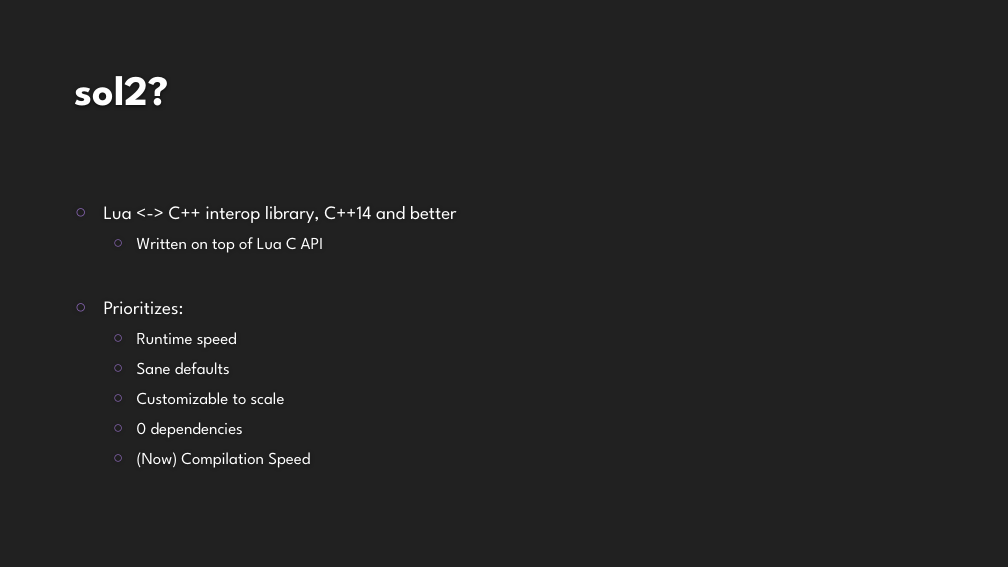
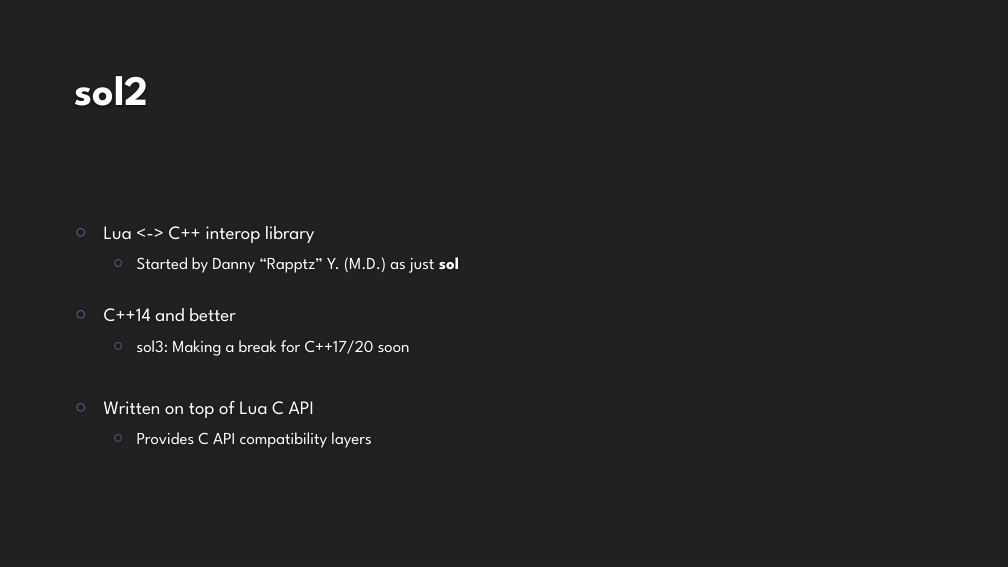
Before and after one commit to ThePhD/ThePhD.github.io, a slide deck: slide 4 of presentations/sol2/C++ Now/2018.03.28 - ThePhD - Compile Fast, Run Faster, Scale Forever.pptx (slide 3 before the commit). Drawn at 1008x567 pixels with LibreOffice and Linux fonts; fonts in the diff are those of the drawing; background and template pictures are left out. Boxes give left, top, right and bottom in pixels: in the first picture for what was removed or moved away, otherwise in the second. Text is boxed around its words. In the diff, an @@ line names an element or a change of style, - is before the commit and + after.

```diff
--- a/presentations/sol2/C++ Now/2018.03.28 - ThePhD - Compile Fast, Run Faster, Scale Forever.pptx
+++ b/presentations/sol2/C++ Now/2018.03.28 - ThePhD - Compile Fast, Run Faster, Scale Forever.pptx
@@ title at bbox=[75, 76, 149, 106]: text changed @@
-sol2?
+sol2
@@ text at bbox=[104, 226, 459, 356]: text changed; size 18 to 16 pt @@
-○ Lua <-> C++ interop library, C++14 and better
+○ Lua <-> C++ interop library
+  ○ Started by Danny “Rapptz” Y. (M.D.) as just sol
+○ C++14 and better
+  ○ sol3: Making a break for C++17/20 soon
@@ text at bbox=[104, 401, 314, 418]: size 16 to 18 pt in "Written on top of Lua C API"; list level 2 to 1 in "Written on top of Lua ..." @@
@@ text at bbox=[137, 432, 371, 448]: text changed @@
-○ Prioritizes:
-  ○ Runtime speed
-  ○ Sane defaults
-  ○ Customizable to scale
-  ○ 0 dependencies
-  ○ (Now) Compilation Speed
+  ○ Provides C API compatibility layers
```
Also in this commit, not shown: 4 other slides changed, 54 slides added, 5 other files.
